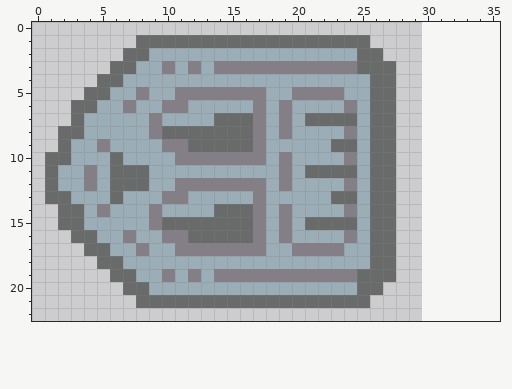
Two versions of one pixel-art sprite, battleship-assignment/assets/battleship-length1.png. The picture above was drawn from the file before the commit.
The file is 30x23 pixels. The old version is drawn lined up with the new one, on the new canvas.
Now the later version:
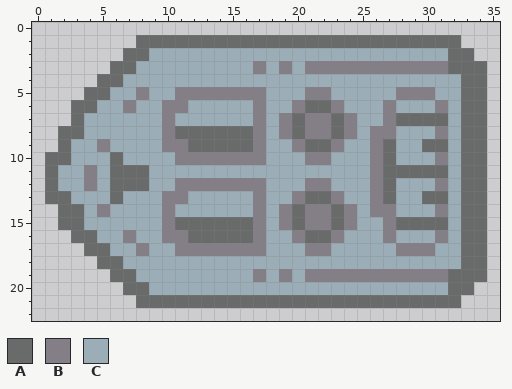
Palette (. is transparent): A #696a6a  B #847e87  C #9badb7
Changes in this commit:
canvas 30x23 -> 36x23
Changed rows in their new state; - is an unchanged pixel.
first column x 9:
 1 -----------------AAAAAAA--
 2 ----------------CCCCCCCAA-
 3 -C-C-CCC-C-C----BBBBBBBAAA
 4 -----------------CCCCCCCAA
 5 -----------C--C--CCBBBCCAA
 6 ----------CBAABC-CBCCCBCAA
 7 CB---CCC---ABB-B-CBAAAACAA
 8 CB---------ABBA--BBCCCBCAA
 9 -----------BAABC-B-CCAACAA
10 ----------C-BB-C-B-CCCBCAA
11 ----------C-CCCC-B-AAAACAA
12 ----------C-BB-C-B-CCCBCAA
13 -----------BAABC-B-CCAACAA
14 CB---CCC---ABBA--BBCCCBCAA
15 CB---------ABB-B-CBAAAACAA
16 ----------CBAABC-CBCCCBCAA
17 -----------C--C--CCBBBCCAA
18 -----------------CCCCCCCAA
19 -C-C-CCC-C-C----BBBBBBBAAA
20 ----------------CCCCCCCAA-
21 -----------------AAAAAAA--
